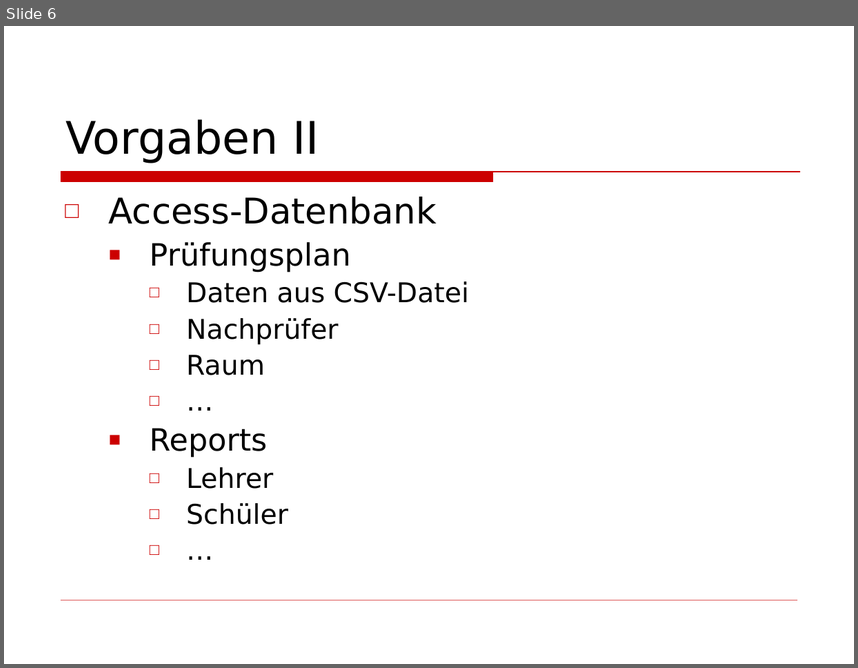
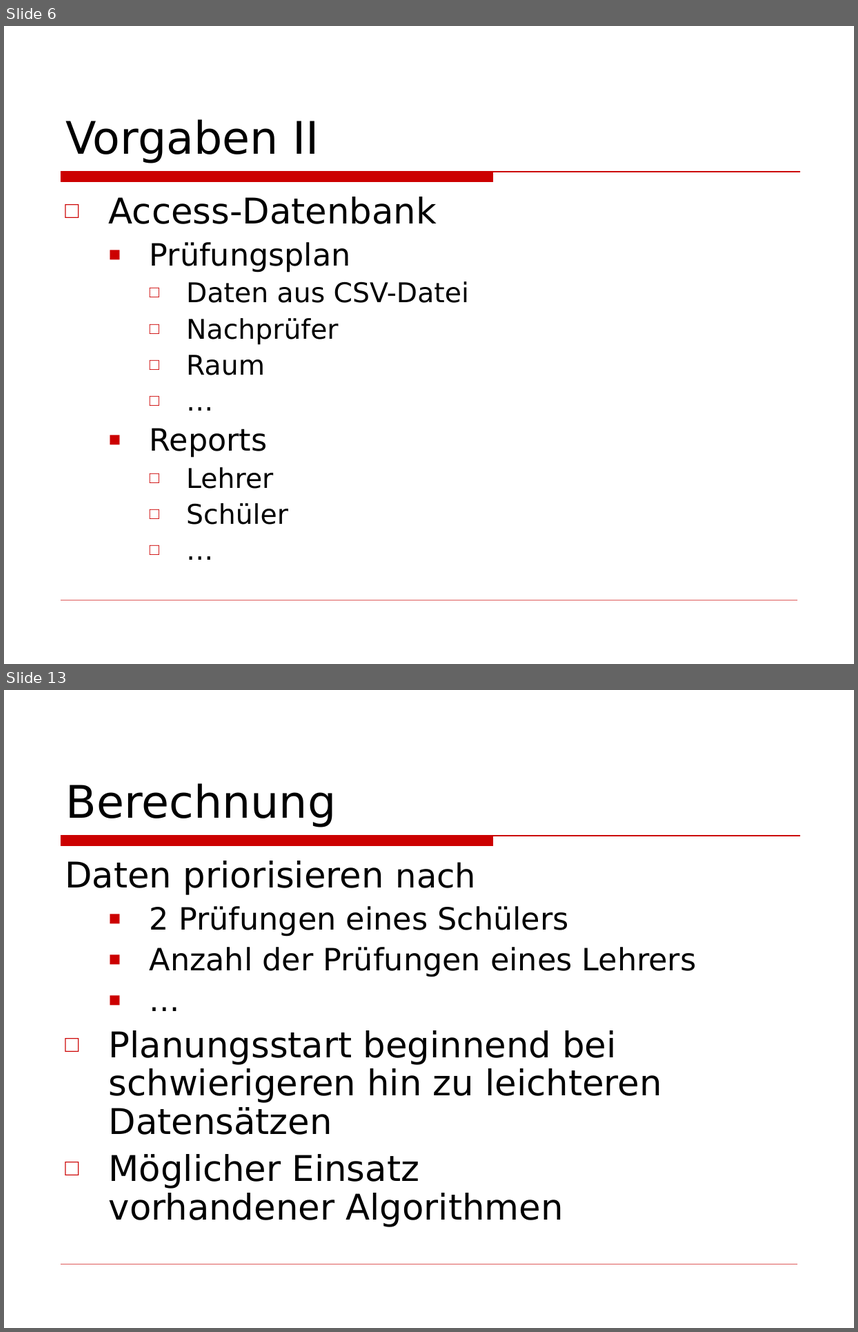
Before and after one commit to BackupTheBerlios/wiptp-svn, a slide deck: docs/Präsentation.ppt. Shown one above the other, each under a label of ours: slide 6 before the commit, slides 6 and 13 after it; the slides between them are not shown. The pictures are 858x668 and 858x1332 pixels, drawn with LibreOffice and Linux fonts; fonts in the diff are those of the drawing; background and template pictures are left out. Boxes give left, top, right and bottom in pixels: in the first picture for what was removed or moved away, otherwise in the second. Text is boxed around its words. In the diff, an @@ line names an element or a change of style, - is before the commit and + after.

```diff
--- a/docs/Präsentation.ppt
+++ b/docs/Präsentation.ppt
@@ slide 13 added at [4,690,854,1328], background picture (left out); not listed: 2 template elements that a slide beside it also shows @@
@@ title added at [65,783,336,827], 38 pt, text #000000 @@
+Berechnung
@@ text added at [65,860,697,1226], 30 pt, text #000000 @@
+Daten priorisieren nach
+  ■ 2 Prüfungen eines Schülers
+  ■ Anzahl der Prüfungen eines Lehrers
+  ■ …
+□ Planungsstart beginnend bei schwierigeren hin zu leichteren Datensätzen
+□ Möglicher Einsatz
+  vorhandener Algorithmen
```
Also in this commit, not shown: 7 slides changed, 2 other slides added, 3 slides removed, 1 other file.
